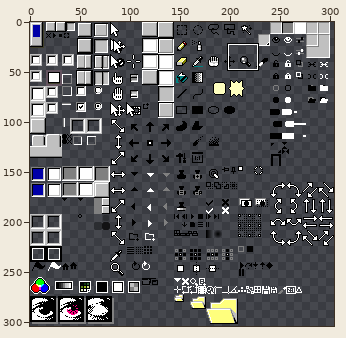
Sprite sheet, stored at Aseprite 95/sheet.png. The picture above shows the old version from afar; the outline marks the close-up.
Close-up. Old version:
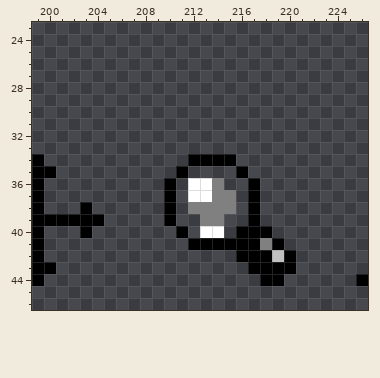
The file is 304x304 pixels. Pixels under 10% opacity are left out. Colours within 5 levels of each other are drawn and written as one. Shown: x 199..226, y 23..46.
After:
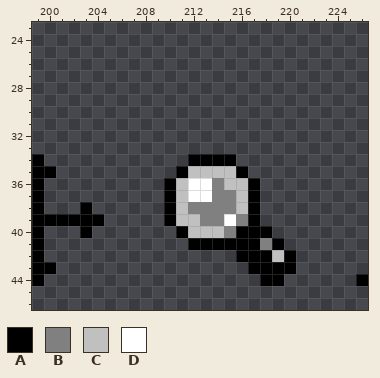
Palette (. is transparent): A #000000  B #808080  C #c0c0c0  D #ffffff
Message: Clean up the Zoom Tool icon
Diff:
Colour B now appears in row 39 at x 216; in row 40 at x 215.
Colour C now appears in row 35 at x 212 to 215; in row 36 at x 211 and 215 to 216; in rows 37 to 38 at x 211 and 216; in row 39 at x 211 to 212; in row 40 at x 212.
The author changed colour D to colour C in row 40 at x 213 to 214.
Colour D now appears in row 39 at x 215.
Boxes around the changes in both close-ups, in picture pixels (x1, y1, x2, y2):
changed: (176, 166, 248, 238)
